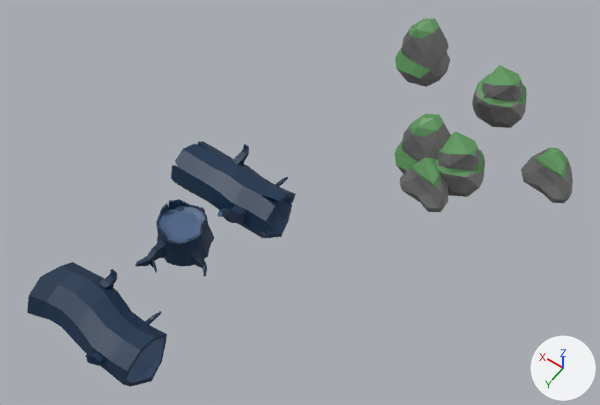
The FBX model Assets/Misha/LWH.fbx, before and after one commit.
Both versions are drawn from a 50 mm camera at (-14.9, 22.1, 26.8) aimed at (-2.9, 5.4, 0.5). Arrows for +X, +Y and +Z are at lower right; the lights stay in place. Where no turn or scale is listed for an object, it has been applied to the vertices.
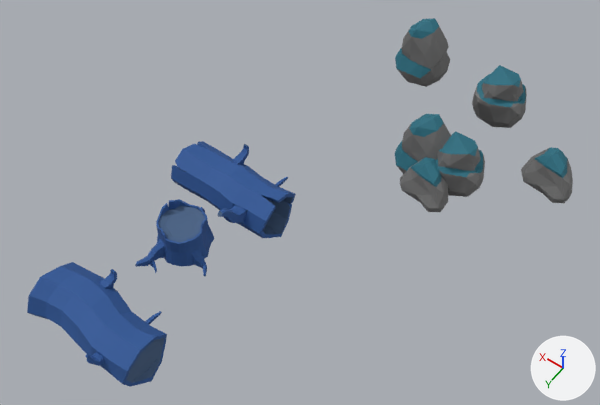
What differs and where, as boxes (x1, y1, x2, y2) in the pictures (600 x 405 px):
'Cylinder.002', recoloured, surface changed
    both: (27, 262, 167, 387)
'Cylinder.004', recoloured, surface changed
    both: (171, 141, 296, 238)
'Icosphere.001', recoloured (green to cyan)
    both: (395, 114, 485, 189)
'Cylinder', recoloured, surface changed
    both: (135, 199, 214, 276)
'Icosphere.004', recoloured (green to cyan)
    both: (395, 18, 441, 81)
'Icosphere.005', recoloured (green to cyan)
    both: (474, 65, 527, 117)
'Icosphere.003', recoloured (green to cyan)
    both: (533, 147, 570, 180)

Patch to the scene script:
```diff
--- a/Assets/Misha/LWH.fbx.py
+++ b/Assets/Misha/LWH.fbx.py
@@ mat_material_001 @@
 mat_material_001 = principled_material('Material.001')
-mat_material_001.base_color = (0.00439, 0.0284, 0.0762)  # dark blue #0e2f4e
+mat_material_001.base_color = (0.0238, 0.0938, 0.311)  # blue #2b5697
+mat_material_001.roughness = 0.8
@@ mat_material @@
 mat_material = principled_material('Material')
-mat_material.base_color = (0.112, 0.311, 0.111)  # green #5e975e
+mat_material.base_color = (0.0194, 0.153, 0.212)  # cyan #266d7f
```
